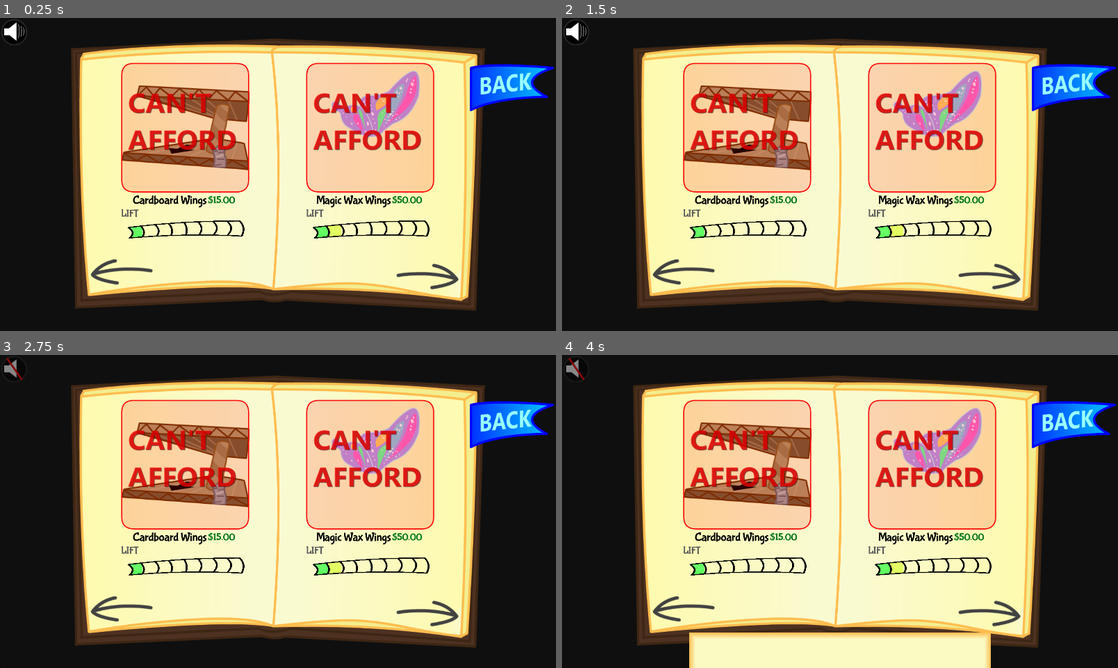
Above: before the commit, frames 1-4 (two rows, left to right).
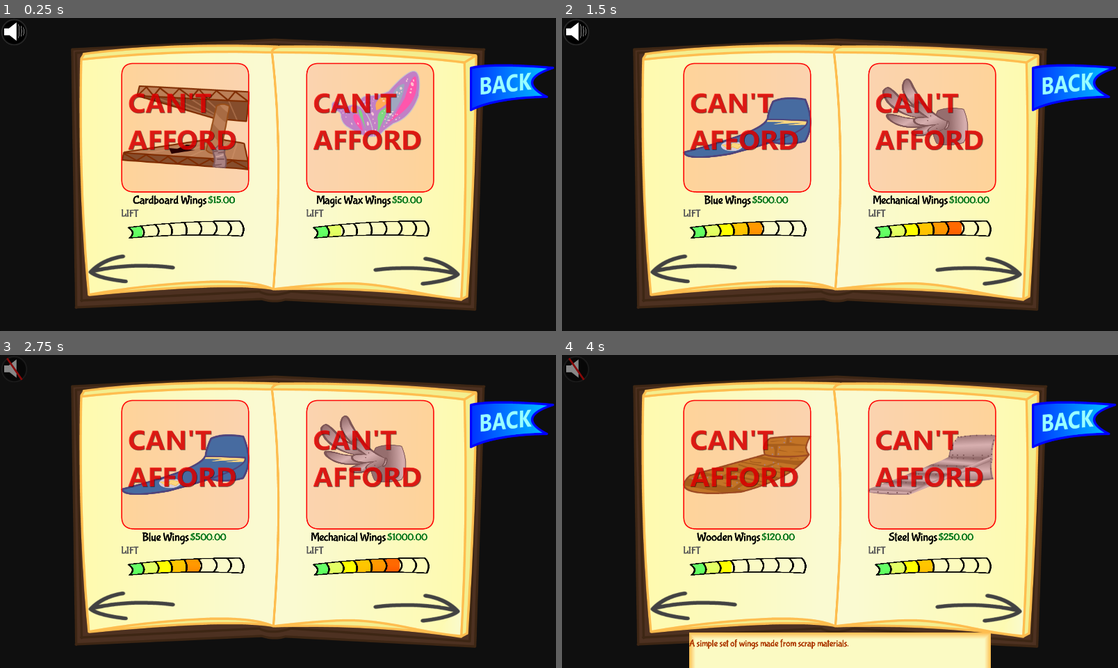
Above: after the commit, the same moments.

Repository: 100-Devs-1-Game/FlightOfHarmony
Game: Godot game, scene res://shop/upgrade_book/upgrade_book.tscn
Two runs of this game, one before a commit and one after it. Both use one fixed random seed, a clock stepped at 60 frames per second and the inputs below. This scene is started directly instead of the project's main scene.
Inputs (mouse positions are in pixels of both pictures, inside the frame that each line leads up to; where the layout moved, square brackets give the same spot in the first picture):
- Up to frame 1 (0.25 s): no input
- Up to frame 2 (1.5 s): click (979, 271) [990, 277] at 0.5 s; click (979, 271) [990, 277] at 1.25 s
- Up to frame 3 (2.75 s): click (16, 370) at 2 s
- Up to frame 4 (4 s): click (695, 605) [684, 608] at 2.75 s; click (745, 464) at 3.52 s

The runs differ from the first frame. In frame 1, 1.1% of the frame differs, in the area x 15-83%, y 75-87%; in frame 2, 7.9%; in frame 3, 7.9%; in frame 4, 8.5%, in the area x 15-83%, y 16-94%.

Commit message:
Fix larger arrow buttons

Diff:
--- a/src/shop/upgrade_book/upgrade_book.tscn
+++ b/src/shop/upgrade_book/upgrade_book.tscn
@@ -99,21 +99,22 @@
 
 [node name="BookNext" type="TextureButton" parent="BookTexture"]
 layout_mode = 0
-offset_left = 1123.5
-offset_top = 778.0
-offset_right = 1266.5
-offset_bottom = 837.0
-scale = Vector2(1.5, 1.5)
+offset_left = 1043.5
+offset_top = 754.0
+offset_right = 1343.5
+offset_bottom = 854.0
 texture_normal = ExtResource("6_ks1ea")
+stretch_mode = 0
 
 [node name="BookPrevious" type="TextureButton" parent="BookTexture"]
+custom_minimum_size = Vector2(300, 100)
 layout_mode = 0
-offset_left = 67.5
-offset_top = 762.0
-offset_right = 210.5
-offset_bottom = 821.0
-scale = Vector2(1.5, 1.5)
+offset_left = 59.5
+offset_top = 746.0
+offset_right = 359.5
+offset_bottom = 846.0
 texture_normal = ExtResource("6_ks1ea")
+stretch_mode = 0
 flip_h = true
 
 [node name="Pages" type="Control" parent="BookTexture"]
--- a/src/shop/upgrade_component.tscn
+++ b/src/shop/upgrade_component.tscn
@@ -96,11 +96,13 @@
 offset_bottom = 100.0
 grow_horizontal = 2
 grow_vertical = 0
+mouse_filter = 2
 theme_override_constants/separation = -36
 
 [node name="A" type="TextureProgressBar" parent="StatbarContainer"]
 custom_minimum_size = Vector2(0, 139.215)
 layout_mode = 2
+mouse_filter = 2
 max_value = 8.0
 step = 0.01
 value = 8.0
@@ -120,6 +122,7 @@
 [node name="B" type="TextureProgressBar" parent="StatbarContainer"]
 custom_minimum_size = Vector2(0, 139.215)
 layout_mode = 2
+mouse_filter = 2
 max_value = 8.0
 step = 0.01
 value = 8.0
